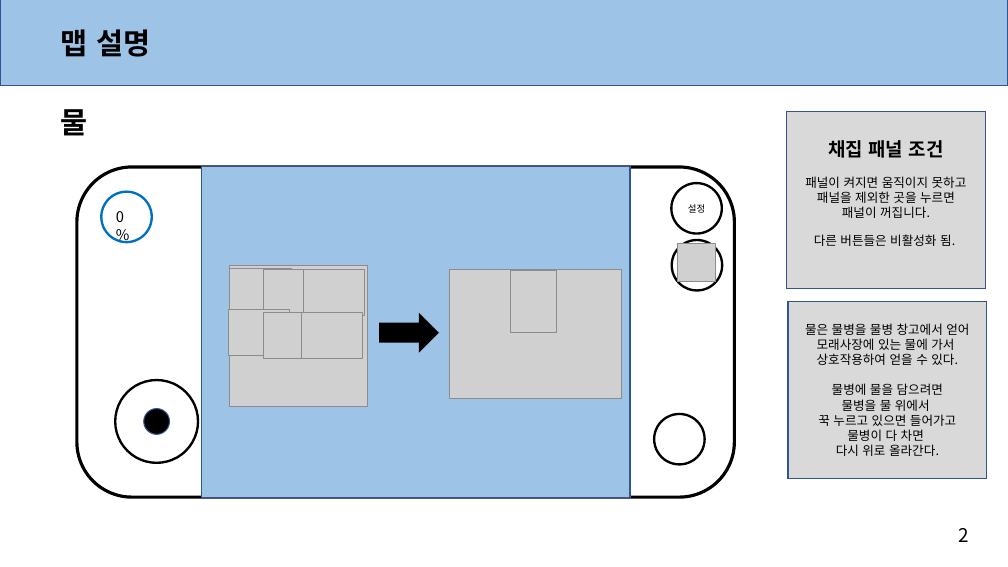
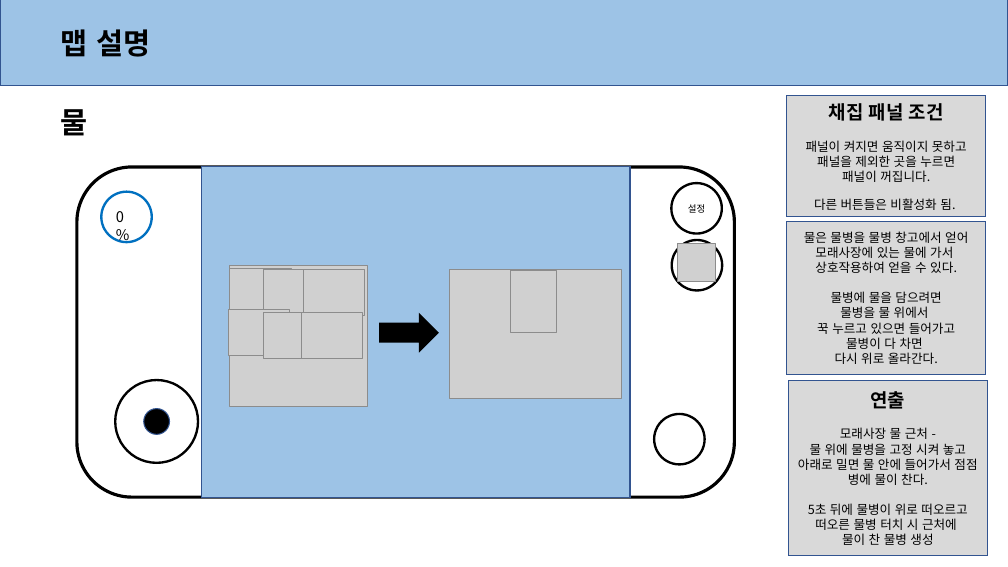
Before and after one commit to anglik0370/EscapeIsland, a slide deck: slide 6 of Document/시스템/채집 시스템.pptx. Drawn at 1008x567 pixels with LibreOffice and Linux fonts; fonts in the diff are those of the drawing; grey boxes stand for pictures. Boxes give left, top, right and bottom in pixels: in the first picture for what was removed or moved away, otherwise in the second. Text is boxed around its words. In the diff, an @@ line names an element or a change of style, - is before the commit and + after.

```diff
--- a/Document/시스템/채집 시스템.pptx
+++ b/Document/시스템/채집 시스템.pptx
@@ rectangle "채집 패널 조건": place and size @@
-rectangle "채집 패널 조건" at [786, 112, 985, 289]
+rectangle "채집 패널 조건" at [787, 95, 986, 217]
@@ rectangle "물은 물병을 물병 창고에서 얻어": place and size @@
-rectangle "물은 물병을 물병 창고에서 얻어" at [788, 302, 987, 479]
+rectangle "물은 물병을 물병 창고에서 얻어" at [787, 222, 986, 374]
@@ rectangle added at [789, 380, 988, 557], fill #D9D9D9, outline #325491 1 pt, 12 pt, text #000000 @@
+연출
+모래사장 물 근처 -
+물 위에 물병을 고정 시켜 놓고
+아래로 밀면 물 안에 들어가서 점점 병에 물이 찬다.
+5초 뒤에 물병이 위로 떠오르고
+떠오른 물병 터치 시 근처에
+물이 찬 물병 생성
@@ text removed at [959, 528, 969, 542] @@
-2
```
Also in this commit, not shown: 6 other slides changed, 2 other files.
